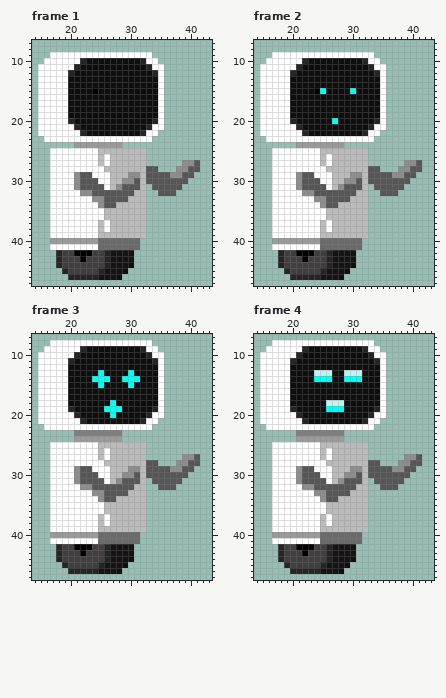
One commit to this animated GIF sprite: robot.gif. This is how it looked before the edit.
The file is 50x50 pixels, 5 frames. Shown: frame 1: x 14..43, y 7..47; frame 2: x 14..43, y 7..47; frame 3: x 14..43, y 7..47; frame 4: x 14..43, y 7..47. The commit also changed other frames, which this record leaves out.
The result:
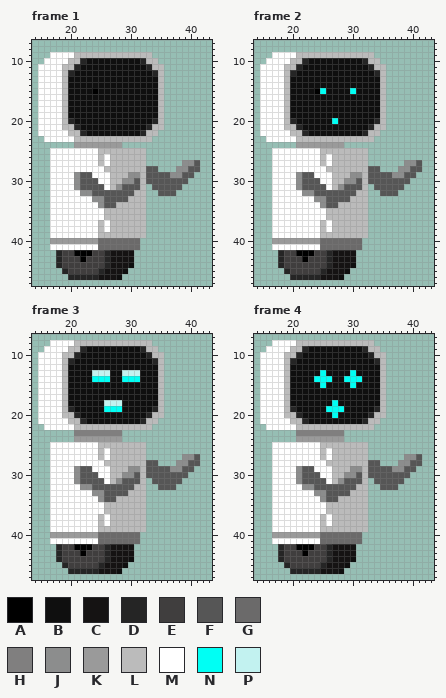
Palette (. is transparent): A #000000  B #0f0f0f  C #151313  D #252525  E #403e3e  F #565656  G #6b6a6a  H #807f7f  J #8c8d8d  K #9a9a9a  L #bbbbbb  M #ffffff  N #00fff4  P #c2f2f0
Log entry: main character design fixed
The edit:
--- frame 1
@@ x 17..37 @@
  8 .....................
- 9 MMMMMMMMMMMMMMMMM....
-10 MMMMMDBBBBBBBBBDMM...
-11 MMMMDBBBBBBBBBBBDMM..
-12 MMMDBBBBBBBBBBBBBDM..
-13 MMMBBBBBBBBBBBBBBBM..
-14 MMMBBBBBBBBBBBBBBBM..
-15 MMMBBBBABBBBBBBBBBM..
-16 MMMBBBBBBBBBBBBBBBM..
-17 MMMBBBBBBBBBBBBBBBM..
-18 MMMBBBBBBBBBBBBBBBM..
-19 MMMBBBBBBBBBBBBBBBM..
-20 MMMDBBBBBBBBBBBBBDM..
-21 MMMMDBBBBBBBBBBBDMM..
-22 MMMMMDBBBBBBBBBDMM...
-23 MMMMMMMMMMMMMMMMM....
+ 9 MMMMLLLLLLLLLLLLL....
+10 MMMLLDBBBBBBBBBDLL...
+11 MMLLDBBBBBBBBBBBDLL..
+12 MMLDBBBBBBBBBBBBBDL..
+13 MMLBBBBBBBBBBBBBBBL..
+14 MMLBBBBBBBBBBBBBBBL..
+15 MMLBBBBABBBBBBBBBBL..
+16 MMLBBBBBBBBBBBBBBBL..
+17 MMLBBBBBBBBBBBBBBBL..
+18 MMLBBBBBBBBBBBBBBBL..
+19 MMLBBBBBBBBBBBBBBBL..
+20 MMLDBBBBBBBBBBBBBDL..
+21 MMLLDBBBBBBBBBBBDLL..
+22 MMMLLDBBBBBBBBBDLL...
+23 MMMMLLLLLLLLLLLLL....
 24 ....KKKKKKKK.........
--- frame 2
@@ x 17..37 @@
  8 .....................
- 9 MMMMMMMMMMMMMMMMM....
-10 MMMMMDBBBBBBBBBDMM...
-11 MMMMDBBBBBBBBBBBDMM..
-12 MMMDBBBBBBBBBBBBBDM..
-13 MMMBBBBBBBBBBBBBBBM..
-14 MMMBBBBBBBBBBBBBBBM..
-15 MMMBBBBANBBBBNBBBBM..
-16 MMMBBBBBBBBBBBBBBBM..
-17 MMMBBBBBBBBBBBBBBBM..
-18 MMMBBBBBBBBBBBBBBBM..
-19 MMMBBBBBBBBBBBBBBBM..
-20 MMMDBBBBBBNBBBBBBDM..
-21 MMMMDBBBBBBBBBBBDMM..
-22 MMMMMDBBBBBBBBBDMM...
-23 MMMMMMMMMMMMMMMMM....
+ 9 MMMMLLLLLLLLLLLLL....
+10 MMMLLDBBBBBBBBBDLL...
+11 MMLLDBBBBBBBBBBBDLL..
+12 MMLDBBBBBBBBBBBBBDL..
+13 MMLBBBBBBBBBBBBBBBL..
+14 MMLBBBBBBBBBBBBBBBL..
+15 MMLBBBBANBBBBNBBBBL..
+16 MMLBBBBBBBBBBBBBBBL..
+17 MMLBBBBBBBBBBBBBBBL..
+18 MMLBBBBBBBBBBBBBBBL..
+19 MMLBBBBBBBBBBBBBBBL..
+20 MMLDBBBBBBNBBBBBBDL..
+21 MMLLDBBBBBBBBBBBDLL..
+22 MMMLLDBBBBBBBBBDLL...
+23 MMMMLLLLLLLLLLLLL....
 24 ....KKKKKKKK.........
--- frame 3
@@ x 17..37 @@
  7 .....................
- 8 MMMMMMMMMMMMMMMMM....
- 9 MMMMMDBBBBBBBBBDMM...
-10 MMMMDBBBBBBBBBBBDMM..
-11 MMMDBBBBBBBBBBBBBDM..
-12 MMMBBBBBBBBBBBBBBBM..
-13 MMMBBBBBNBBBBNBBBBM..
-14 MMMBBBBNNNBBNNNBBBM..
-15 MMMBBBBBNBBBBNBBBBM..
-16 MMMBBBBBBBBBBBBBBBM..
-17 MMMBBBBBBBBBBBBBBBM..
-18 MMMBBBBBBBNBBBBBBBM..
-19 MMMDBBBBBNNNBBBBBDM..
-20 MMMMDBBBBBNBBBBBDMM..
-21 MMMMMDBBBBBBBBBDMM...
-22 MMMMMMMMMMMMMMMMM....
+ 8 MMMMLLLLLLLLLLLLL....
+ 9 MMMLLDBBBBBBBBBDLL...
+10 MMLLDBBBBBBBBBBBDLL..
+11 MMLDBBBBBBBBBBBBBDL..
+12 MMLBBBBBBBBBBBBBBBL..
+13 MMLBBBBPPPBBPPPBBBL..
+14 MMLBBBBNNNBBNNNBBBL..
+15 MMLBBBBBBBBBBBBBBBL..
+16 MMLBBBBBBBBBBBBBBBL..
+17 MMLBBBBBBBBBBBBBBBL..
+18 MMLBBBBBBPPPBBBBBBL..
+19 MMLDBBBBBNNNBBBBBDL..
+20 MMLLDBBBBBBBBBBBDLL..
+21 MMMLLDBBBBBBBBBDLL...
+22 MMMMLLLLLLLLLLLLL....
 23 ....HHHHHHHH.........
--- frame 4
@@ x 17..37 @@
  7 .....................
- 8 MMMMMMMMMMMMMMMMM....
- 9 MMMMMDBBBBBBBBBDMM...
-10 MMMMDBBBBBBBBBBBDMM..
-11 MMMDBBBBBBBBBBBBBDM..
-12 MMMBBBBBBBBBBBBBBBM..
-13 MMMBBBBPPPBBPPPBBBM..
-14 MMMBBBBNNNBBNNNBBBM..
-15 MMMBBBBBBBBBBBBBBBM..
-16 MMMBBBBBBBBBBBBBBBM..
-17 MMMBBBBBBBBBBBBBBBM..
-18 MMMBBBBBBPPPBBBBBBM..
-19 MMMDBBBBBNNNBBBBBDM..
-20 MMMMDBBBBBBBBBBBDMM..
-21 MMMMMDBBBBBBBBBDMM...
-22 MMMMMMMMMMMMMMMMM....
+ 8 MMMMLLLLLLLLLLLLL....
+ 9 MMMLLDBBBBBBBBBDLL...
+10 MMLLDBBBBBBBBBBBDLL..
+11 MMLDBBBBBBBBBBBBBDL..
+12 MMLBBBBBBBBBBBBBBBL..
+13 MMLBBBBBNBBBBNBBBBL..
+14 MMLBBBBNNNBBNNNBBBL..
+15 MMLBBBBBNBBBBNBBBBL..
+16 MMLBBBBBBBBBBBBBBBL..
+17 MMLBBBBBBBBBBBBBBBL..
+18 MMLBBBBBBBNBBBBBBBL..
+19 MMLDBBBBBNNNBBBBBDL..
+20 MMLLDBBBBBNBBBBBDLL..
+21 MMMLLDBBBBBBBBBDLL...
+22 MMMMLLLLLLLLLLLLL....
 23 ....HHHHHHHH.........
Boxes around the changes in both pictures, in picture pixels (x1, y1, x2, y2):
changed: (62, 52, 164, 142)
changed: (284, 52, 386, 142)
changed: (62, 340, 164, 430)
changed: (284, 340, 386, 430)
